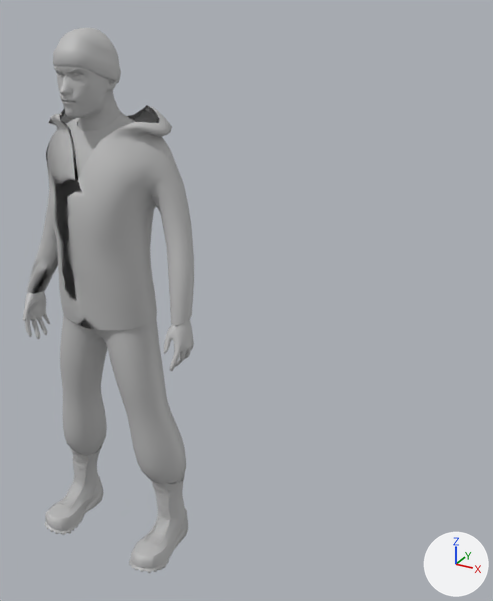
One commit to the FBX model Assets/Models/Character Model/Finished_Character_Model.fbx: the scene before it, then after it.
Camera for both pictures: a 50 mm lens placed at (13.03, -14.47, 16.87), pointed at (4.43, 1.15, 9.06). Arrows for +X, +Y and +Z are at lower right; the lights stay in place. Where no turn or scale is listed for an object, it has been applied to the vertices.

Script lines for the objects in view, before the commit:
```python
me_mesh_004 = bpy.data.meshes.new('Mesh.004')
me_mesh_004.from_pydata(...)  # 620 vertices, 588 faces; spans x -10.67..-4.7, y -0.76..2.06, z 7.94..14.2
me_mesh_004.materials.append(mat_player_mat)  # grey #bcbcbc
me_mesh_007 = bpy.data.meshes.new('Mesh.007')
me_mesh_007.from_pydata(...)  # 123 vertices, 96 faces; spans x -9.53..-5.86, y -0.4..1.71, z 11.93..14.0
me_mesh_007.materials.append(mat_player_mat)  # grey #bcbcbc
me_mesh_008 = bpy.data.meshes.new('Mesh.008')
me_mesh_008.from_pydata(...)  # 834 vertices, 800 faces; spans x -10.13..-5.38, y -0.59..1.49, z 2.14..9.29
me_mesh_008.materials.append(mat_player_mat)  # grey #bcbcbc
ob_jacket = bpy.data.objects.new('Jacket', me_mesh_004)
ob_jacket.location = (7.75, 0.0, 0.0)
ob_pants = bpy.data.objects.new('pants', me_mesh_008)
ob_pants.location = (7.75, 0.0, 0.0)
ob_shirt = bpy.data.objects.new('shirt', me_mesh_007)
ob_shirt.location = (7.75, 0.0, 0.0)
# also in view: 'Hat' at (-0.03, 0.39, 15.49); 'Hands' at (0.15, -0.14, 7.74); 'boots' at (0.0, -0.16, 1.14); 'Skin' at (-0.06, 0.31, 14.55)
```
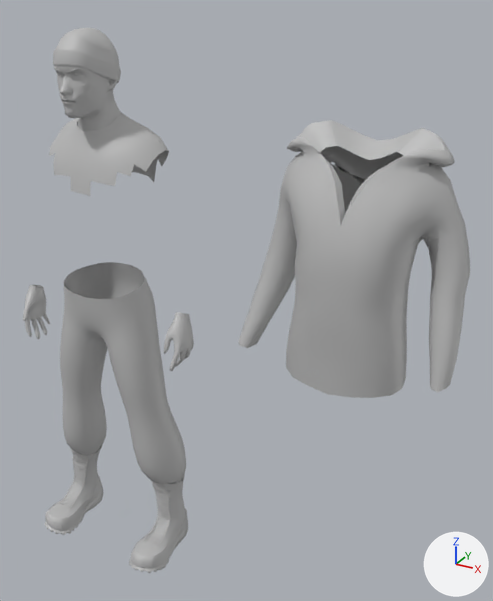
Where the newer file only moved an object's origin or applied its transform, the numbers keep the older frame.

Edits to the bpy script that builds the scene:
```text
Add me_mesh_009_1:
    me_mesh_009_1.from_pydata(...)  # 620 vertices, 1163 faces; spans x -2.91..2.76, y -0.76..2.06, z 7.94..14.2
    me_mesh_009_1.materials.append(mat_player_mat)  # grey #bcbcbc
Remove ob_jacket:
    ob_jacket = bpy.data.objects.new('Jacket', me_mesh_004)
    ob_jacket.location = (7.75, 0.0, 0.0)
Add ob_jacket1:
    ob_jacket1 = bpy.data.objects.new('Jacket1', me_mesh_009_1)
    ob_jacket1.location = (7.75, 0.0, 0.0)
```

Boxes [x1, y1, x2, y2] around the edits, measured in the pictures (493 x 601 px):
'Jacket1', added
    after: [238, 120, 470, 398]
'Jacket', deleted
    before: [27, 105, 194, 330]
'shirt', unchanged, uncovered by the edit
    before: [66, 113, 136, 178]
    after: [49, 113, 169, 196]
